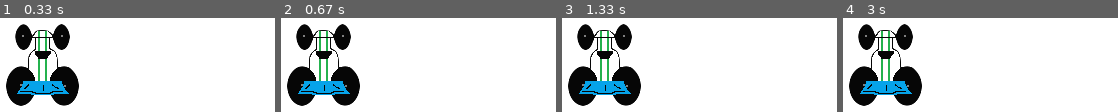
Above: before the commit, frames 1-4 (left to right).
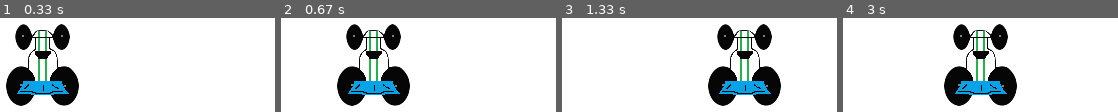
Above: after the commit, the same moments.

Repository: Victor2Code/pygame-practice
Game: pygame game, started from 2_display_image.py
Same seed, same stepped clock (60 frames per second), same inputs: the game is played once before the commit and once after it.
Inputs:
- Up to frame 1 (0.33 s): no input
- Up to frame 2 (0.67 s): hold Right from 0.33 s (still down)
- Up to frame 3 (1.33 s): release Right at 0.8 s; hold Right 0.83-1.3 s
- Up to frame 4 (3 s): hold Left 1.33-1.87 s; hold Left 1.9-2.3 s; hold Right 2.33-2.97 s

Frame 1 is identical in both runs. In frame 2, 20% of the frame differs, in the area x 2-47%, y 6-94%; in frame 3, 24%, in the area x 2-80%, y 6-94%; in frame 4, 24%.

Commit message:
lesson3 moving image

Diff:
--- a/2_display_image.py
+++ b/2_display_image.py
@@ -24,13 +24,22 @@
 
 x=display_width*0.45
 y=display_height*0.8
+x_changed=0
 
 while not crashed:
     for event in pygame.event.get():
         if event.type == pygame.QUIT:
             crashed=True
+        if event.type == pygame.KEYDOWN:
+            if event.key==pygame.K_LEFT:
+                x_changed=-5
+            elif event.key==pygame.K_RIGHT:
+                x_changed=5
+        if event.type==pygame.KEYUP:
+            x_changed=0
         #print(event)
 
+    x+=x_changed
     gameDisplay.fill(white)
     car(x,y)
 
